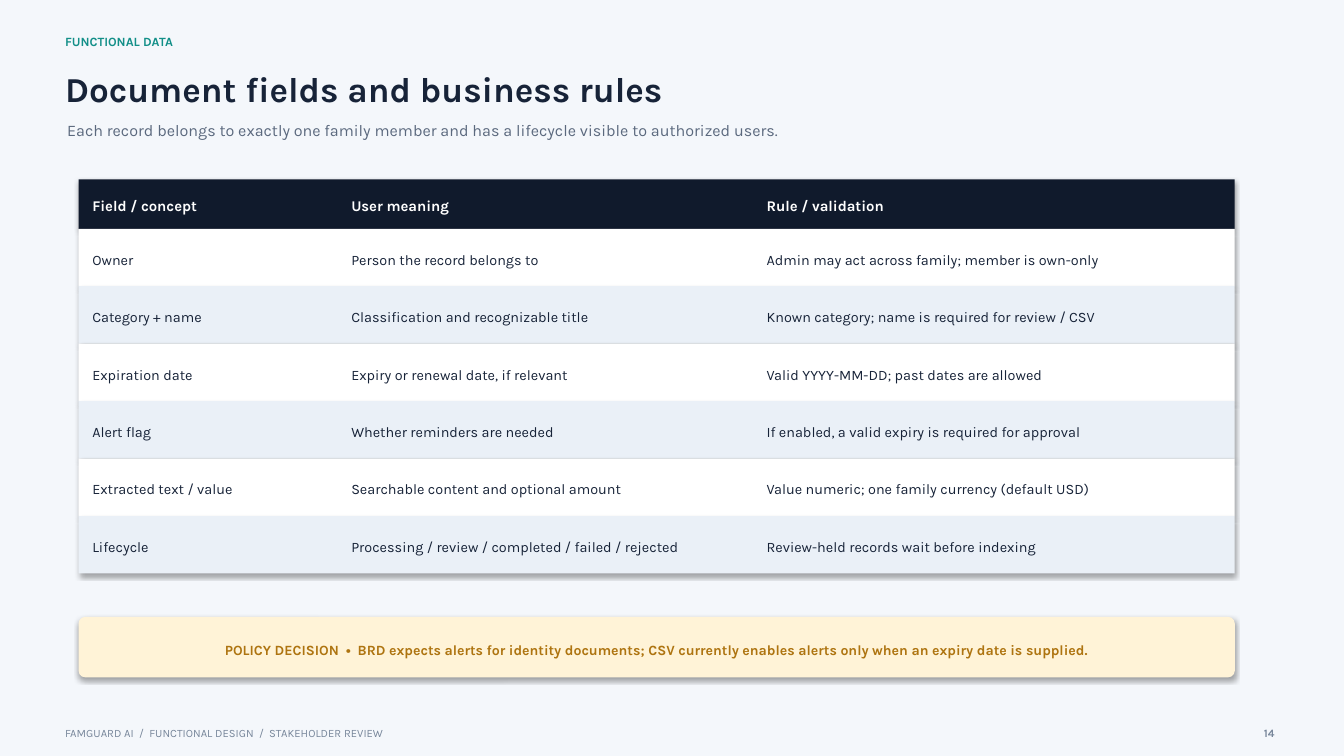
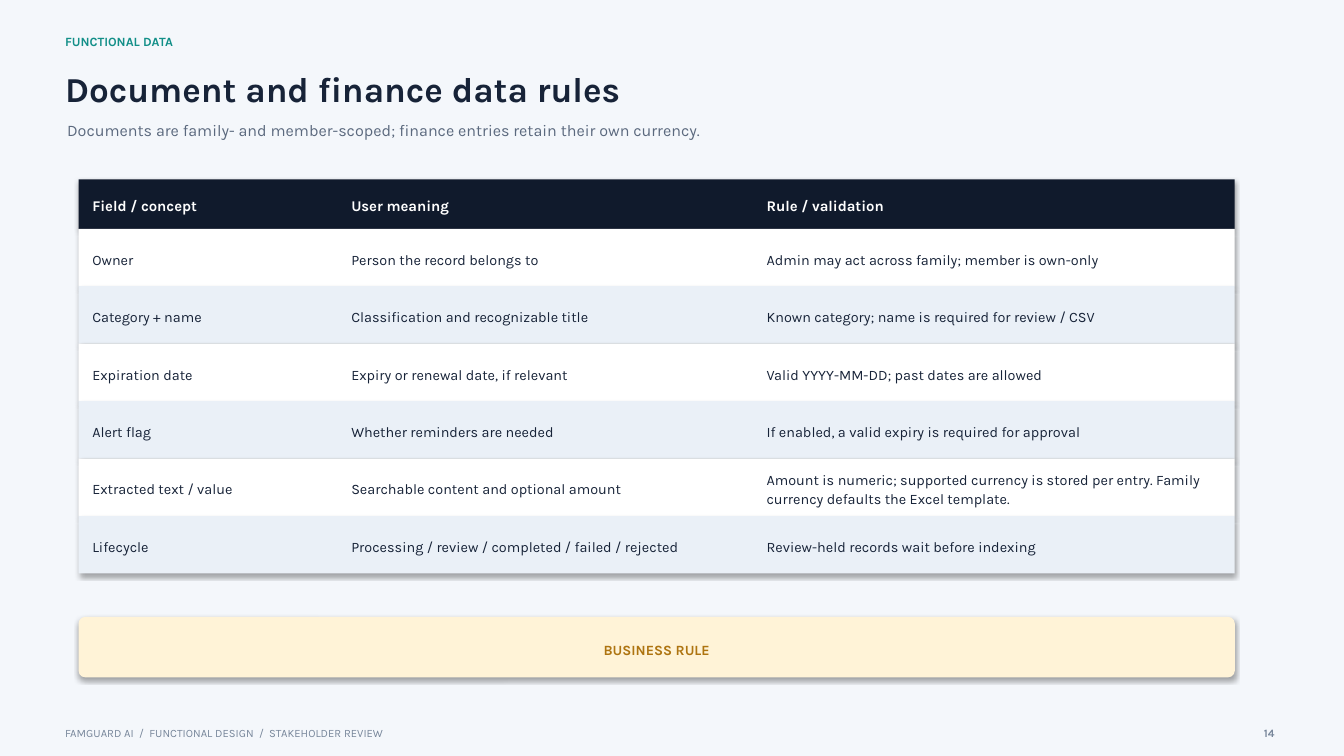
Before and after one commit to rajendranduraiswamy76-dev/FamGuard, a slide deck: slide 14 of docs/FamGuard-Functional-Design-Stakeholder.pptx. Drawn at 1344x756 pixels with LibreOffice and Linux fonts; fonts in the diff are those of the drawing. Boxes give left, top, right and bottom in pixels: in the first picture for what was removed or moved away, otherwise in the second. Text is boxed around its words. In the diff, an @@ line names an element or a change of style, - is before the commit and + after.

```diff
--- a/docs/FamGuard-Functional-Design-Stakeholder.pptx
+++ b/docs/FamGuard-Functional-Design-Stakeholder.pptx
@@ text at (65,77,620,103): text changed @@
-Document fields and business rules
+Document and finance data rules
@@ text at (67,125,699,140): text changed @@
-Each record belongs to exactly one family member and has a lifecycle visible to authorized users.
+Documents are family- and member-scoped; finance entries retain their own currency.
@@ text at (767,475,1200,508): text changed @@
-Value numeric; one family currency (default USD)
+Amount is numeric; supported currency is stored per entry. Family currency defaults the Excel template.
@@ text at (604,645,710,655): text changed @@
-POLICY DECISION • BRD expects alerts for identity documents; CSV currently enables alerts only when an expiry date is supplied.
+BUSINESS RULE
```
Also in this commit, not shown: 16 other slides changed, 1 other file.
